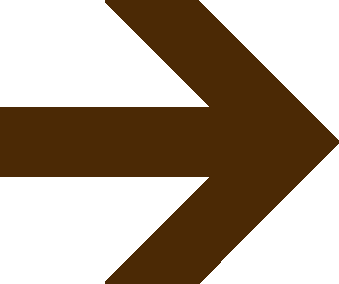
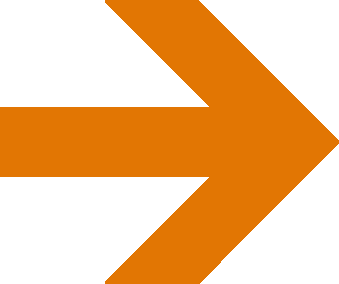
Two versions of the same layered image (339px x 284px). Layer-by-layer changes:
painted on "Layer 1" over [left=0, top=0, right=339, bottom=284]
